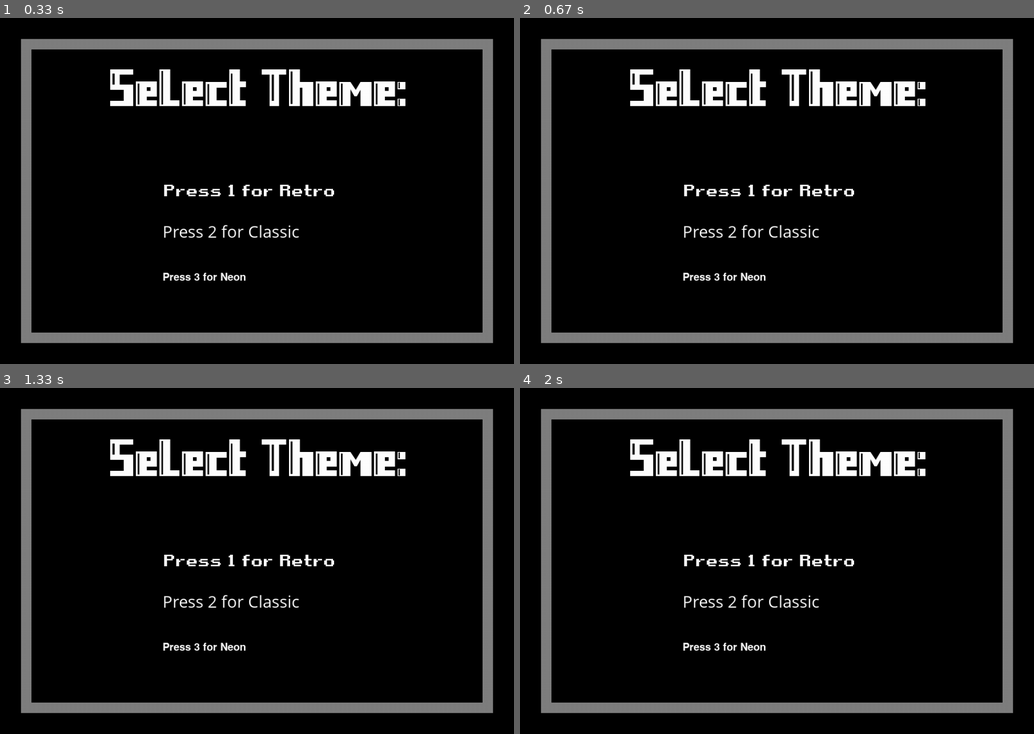
Above: before the commit, frames 1-4 (two rows, left to right).
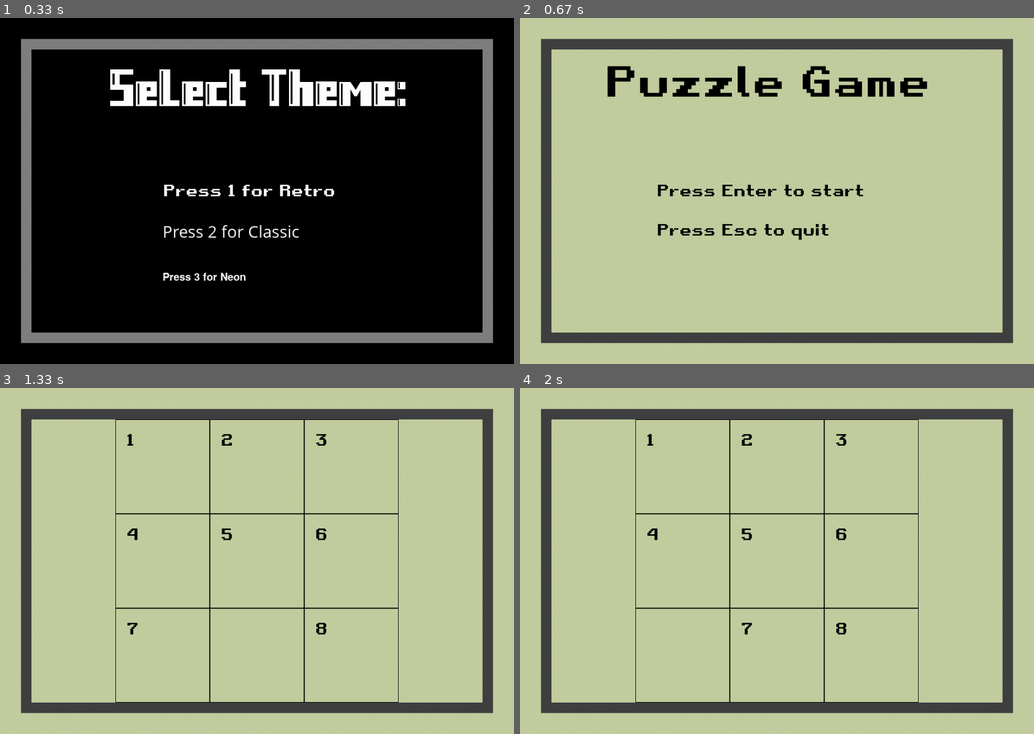
Above: after the commit, the same moments.

Repository: hugo-andriamaromanana/puzzle
Game: pygame game, started from main.py
Same seed, same stepped clock (60 frames per second), same inputs: the game is played once before the commit and once after it.
Inputs:
- Up to frame 1 (0.33 s): no input
- Up to frame 2 (0.67 s): tap 1 at 0.33 s
- Up to frame 3 (1.33 s): tap Enter at 0.67 s; tap Space at 1 s
- Up to frame 4 (2 s): hold Right 1.33-1.8 s

Frame 1 is identical in both runs. In frame 2, 99% of the frame differs, in the area x 0-100%, y 0-100%; in frame 3, 99%; in frame 4, 99%.

Commit message:
[ADD] Working select theme/menu

Diff:
--- a/display.py
+++ b/display.py
@@ -14,7 +14,7 @@
         "FONTS": {
             "SMOL": pygame.font.Font(os.path.join("fonts", "Retro_Gaming.ttf"), 20),
             "DEFAULT": pygame.font.Font(os.path.join("fonts", "Retro_Gaming.ttf"), 30),
-            "BIG": pygame.font.Font(os.path.join("fonts", "Retro_Gaming.ttf"), 40)
+            "BIG": pygame.font.Font(os.path.join("fonts", "Retro_Gaming.ttf"), 80)
         }
     },
     "CLASSIC": {
@@ -23,7 +23,7 @@
         "FONTS": {
             "SMOL": pygame.font.SysFont("Comic Sans MS", 23),
             "DEFAULT": pygame.font.SysFont("Comic Sans MS", 33),
-            "BIG": pygame.font.SysFont("Comic Sans MS", 43)
+            "BIG": pygame.font.SysFont("Comic Sans MS", 83)
         }
     },
     "NEON": {
@@ -32,7 +32,7 @@
         "FONTS": {
             "SMOL": pygame.font.Font(os.path.join("fonts", "Neon.ttf"), 20),
             "DEFAULT": pygame.font.Font(os.path.join("fonts", "Neon.ttf"), 30),
-            "BIG": pygame.font.Font(os.path.join("fonts", "Neon.ttf"), 40)
+            "BIG": pygame.font.Font(os.path.join("fonts", "Neon.ttf"), 80)
         }
     },
     "DARK": {
@@ -53,17 +53,18 @@
 GAME_DISPLAY = pygame.Surface((860, 540))
 
 current_theme = "DARK"
-theme = THEME[current_theme]
-fonts = theme["FONTS"]
+
 
 settings['CELL_SIZE'] = int(
     math.sqrt((540*540)//(settings['WIDTH_BORDER']*settings['HEIGHT_BORDER'])))
 
 game_grid = [str(i) for i in range(
     settings['WIDTH_BORDER']*settings['HEIGHT_BORDER'])]
-active_font = fonts['DEFAULT']
 
-def draw_grid(settings,game_grid):
+def draw_grid(settings,game_grid,current_theme):
+    theme = THEME[current_theme]
+    fonts = theme["FONTS"]
+    active_font = fonts['DEFAULT']
     SCREEN.fill(theme['BACKGROUND'])
     SCREEN.blit(RECTANGLE, (40, 40))
     RECTANGLE.fill(theme['BORDER'])
@@ -85,9 +86,9 @@
     RECTANGLE.fill(theme['BORDER'])
     RECTANGLE.blit(GAME_DISPLAY, (20, 20))
     GAME_DISPLAY.fill(theme['BACKGROUND'])
-    GAME_DISPLAY.blit(fonts['BIG'].render("Puzzle Game", True, COLORS['BLACK']), (200, 100))
-    GAME_DISPLAY.blit(fonts['DEFAULT'].render("Press Enter to start", True, COLORS['BLACK']), (200, 300))
-    GAME_DISPLAY.blit(fonts['DEFAULT'].render("Press Esc to quit", True, COLORS['BLACK']), (200, 400))
+    GAME_DISPLAY.blit(fonts['BIG'].render("Puzzle Game", True, COLORS['BLACK']), (100, 10))
+    GAME_DISPLAY.blit(fonts['DEFAULT'].render("Press Enter to start", True, COLORS['BLACK']), (200, 250))
+    GAME_DISPLAY.blit(fonts['DEFAULT'].render("Press Esc to quit", True, COLORS['BLACK']), (200, 325))
 
 def display_select_theme(current_theme):
     theme=THEME[current_theme]
--- a/main.py
+++ b/main.py
@@ -1,27 +1,37 @@
-from display import *
+from state import *
 
 if __name__ == "__main__":
+    state='Theme'
     running=True
+    current_theme=None
     while running:
         events=pygame.event.get()
         if state=='Theme':
-            display_select_theme(current_theme)
+            current_theme=None
+            state_theme_select()
             for event in events:
-                test_run(event)
+                current_theme=change_theme(event,current_theme)
                 running = ESC_KEYDOWN(event)
+                if current_theme!=None:
+                    state='Menu'
         if state=='Menu':
             draw_menu(current_theme)
             for event in events:
                 running = ESC_KEYDOWN(event)
+                if return_with_backspace(event):
+                    state='Theme'
+                if event.type == pygame.KEYDOWN and event.key == pygame.K_RETURN:
+                    state='Game'
+                    game_grid = init_game()
         if state=='Game':
-            draw_grid(settings,game_grid)
+            draw_grid(settings,game_grid,current_theme)
             for event in events:
                 running = ESC_KEYDOWN(event)
                 if slide_tiles(settings,game_grid,event):
-                    draw_grid(settings,game_grid)
+                    draw_grid(settings,game_grid,current_theme)
                     score=add_score(score)
                 if not check_win(game_grid,WINNING_POS):
-                    running=False
+                    state='Menu'
                 #------------------------------------------------------------
                 if event.type == pygame.KEYDOWN:
                     if event.key == pygame.K_SPACE:
--- a/pygame_functions.py
+++ b/pygame_functions.py
@@ -43,26 +43,12 @@
         return False
     return True
 
+def init_game():
+    global score
+    score=0
+    game_grid = [str(i) for i in range(
+        settings['WIDTH_BORDER']*settings['HEIGHT_BORDER'])]
+    return game_grid
+
 def add_score(score):
     return score+1
-
-def select_theme_event(event):
-    global state
-    global current_theme
-    if event.type == pygame.KEYDOWN and event.unicode == '1':
-        current_theme = 'RETRO'
-        state='Menu'
-
-
-def test_run(event):
-    global current_theme
-    global state
-    if event.type == pygame.KEYDOWN and event.unicode == '1':
-        current_theme = 'RETRO'
-        state='Menu'
-    if event.type == pygame.KEYDOWN and event.unicode == '2':
-        current_theme = 'CLASSIC'
-        state='Menu'
-    if event.type == pygame.KEYDOWN and event.unicode == '3':
-        current_theme = 'NEON'
-        state='Menu'
--- /dev/null
+++ b/state.py
@@ -0,0 +1,34 @@
+from display import *
+
+def change_theme(event,current_theme):
+    if event.type == pygame.KEYDOWN and event.unicode == '1':
+        current_theme = 'RETRO'
+    if event.type == pygame.KEYDOWN and event.unicode == '2':
+        current_theme = 'CLASSIC'
+    if event.type == pygame.KEYDOWN and event.unicode == '3':
+        current_theme = 'NEON'
+    return current_theme
+
+def return_with_backspace(event):
+    if event.type == pygame.KEYDOWN and event.key == pygame.K_BACKSPACE:
+        return True
+
+events=pygame.event.get()
+#------------------State---------------------
+
+def state_theme_select():
+    current_theme = 'DARK'
+    display_select_theme(current_theme)
+
+def go_to_menu(current_theme):
+    if current_theme!=None:
+        return 'Menu'
+
+def state_theme(state):
+    current_theme=None
+    state_theme_select()
+    for event in events:
+        current_theme=change_theme(event,current_theme)
+        running = ESC_KEYDOWN(event)
+        state=go_to_menu(current_theme)
+    return state
